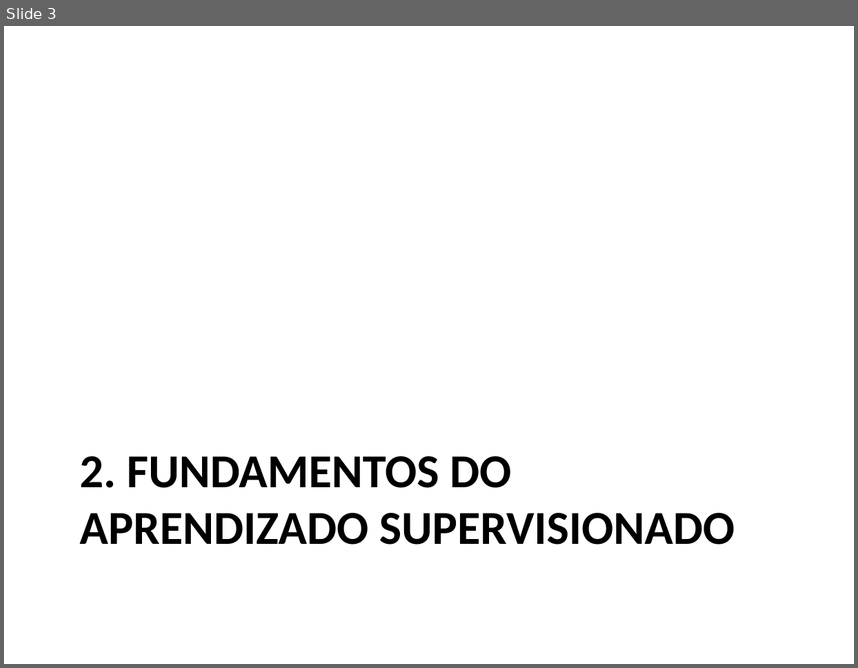
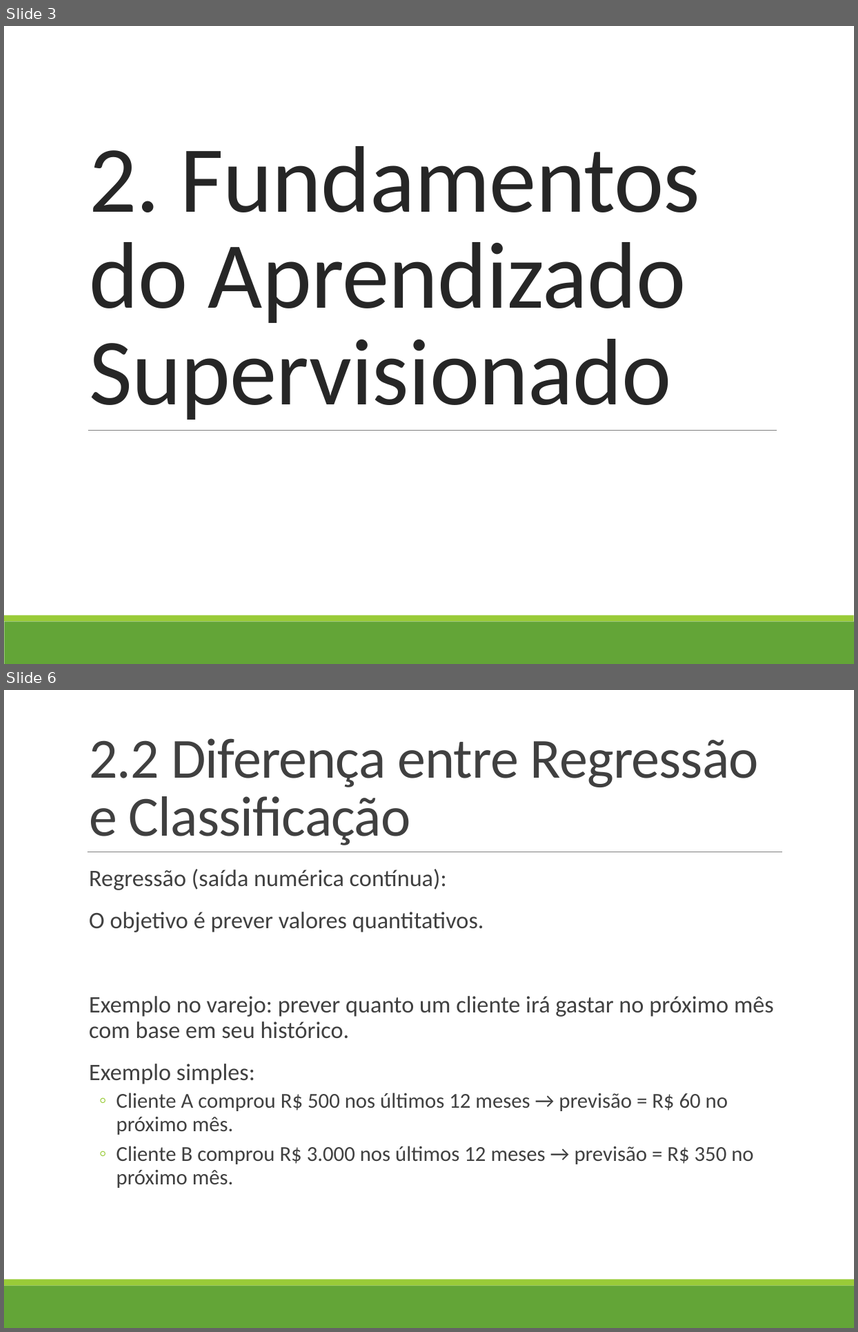
Before and after one commit to profAndreSouza/Material, a slide deck: Inteligência Artificial e Big Data/03-Aprendizado Supervisionado.pptx. Shown one above the other, each under a label of ours: slide 3 before the commit, slides 3 and 6 after it; the slides between them are not shown. The pictures are 858x668 and 858x1332 pixels, drawn with LibreOffice and Linux fonts; fonts in the diff are those of the drawing. Boxes give left, top, right and bottom in pixels: in the first picture for what was removed or moved away, otherwise in the second. Text is boxed around its words. In the diff, an @@ line names an element or a change of style, - is before the commit and + after.

```diff
--- a/Inteligência Artificial e Big Data/03-Aprendizado Supervisionado.pptx
+++ b/Inteligência Artificial e Big Data/03-Aprendizado Supervisionado.pptx
@@ slide 6 added at bbox=[4, 690, 854, 1328], background #FFFFFF; not listed: 2 template elements that a slide beside it also shows @@
@@ title added at bbox=[89, 738, 759, 845], 48 pt, text #404040 @@
+2.2 Diferença entre Regressão e Classificação
@@ line added from (87, 851) to (782, 851), #808080 0.5 pt @@
@@ text added at bbox=[89, 869, 774, 1187], 20 pt, text #404040 @@
+  Regressão (saída numérica contínua):
+  O objetivo é prever valores quantitativos.
+  Exemplo no varejo: prever quanto um cliente irá gastar no próximo mês com base em seu histórico.
+  Exemplo simples:
+  ◦ Cliente A comprou R$ 500 nos últimos 12 meses → previsão = R$ 60 no próximo mês.
+  ◦ Cliente B comprou R$ 3.000 nos últimos 12 meses → previsão = R$ 350 no próximo mês.
@@ slide 3 changed as well @@
@@ title "2. Fundamentos do Aprendizado Supervisionado" at bbox=[89, 146, 701, 419]: vertical alignment top to bottom @@
@@ title at bbox=[89, 146, 701, 419]: text changed; size 40 to 80 pt; text colour #000000 to #262626; bold off @@
-2. FUNDAMENTOS DO APRENDIZADO SUPERVISIONADO
+2. Fundamentos do Aprendizado Supervisionado
@@ line added from (88, 430) to (777, 430), #808080 0.5 pt @@
@@ rectangle added at bbox=[4, 621, 854, 664], fill #63A537 @@
@@ rectangle added at bbox=[4, 615, 854, 621], fill #99CB38 @@
```
Also in this commit, not shown: 11 other slides changed, 2 other slides added, 13 slides removed.
